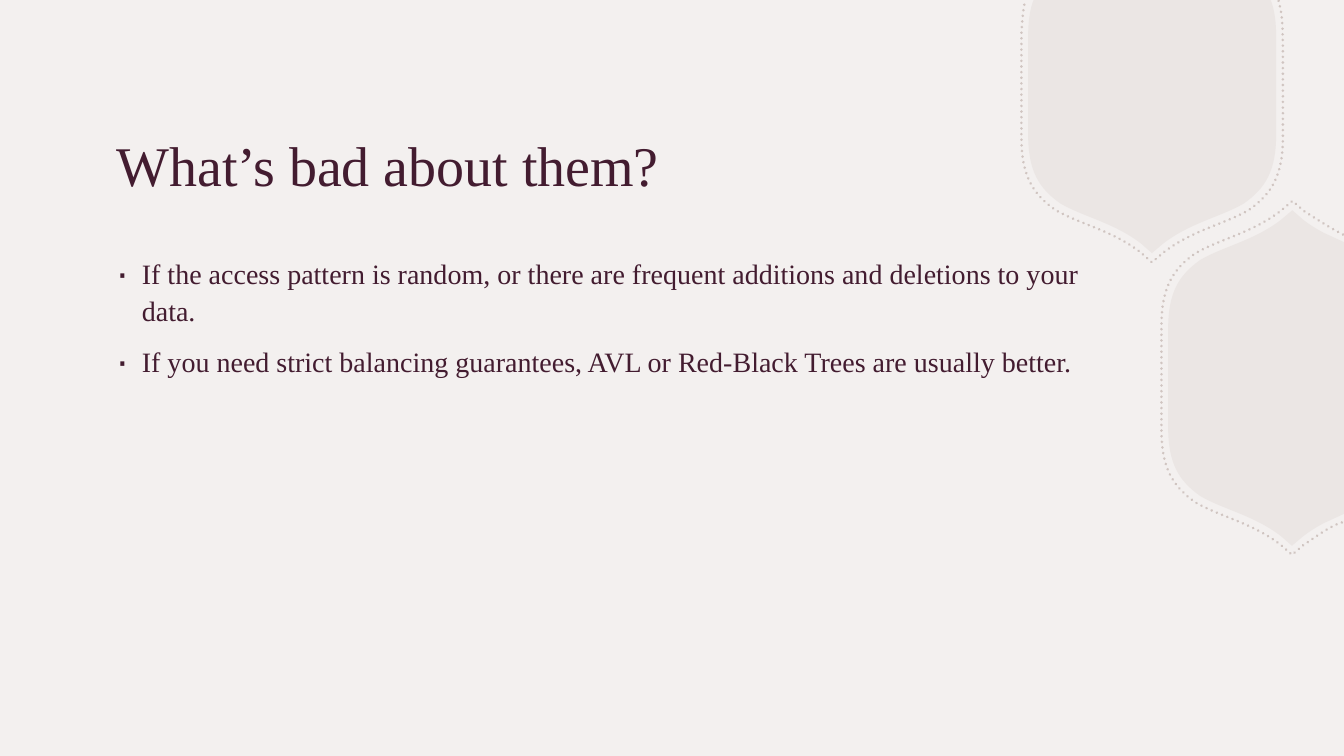
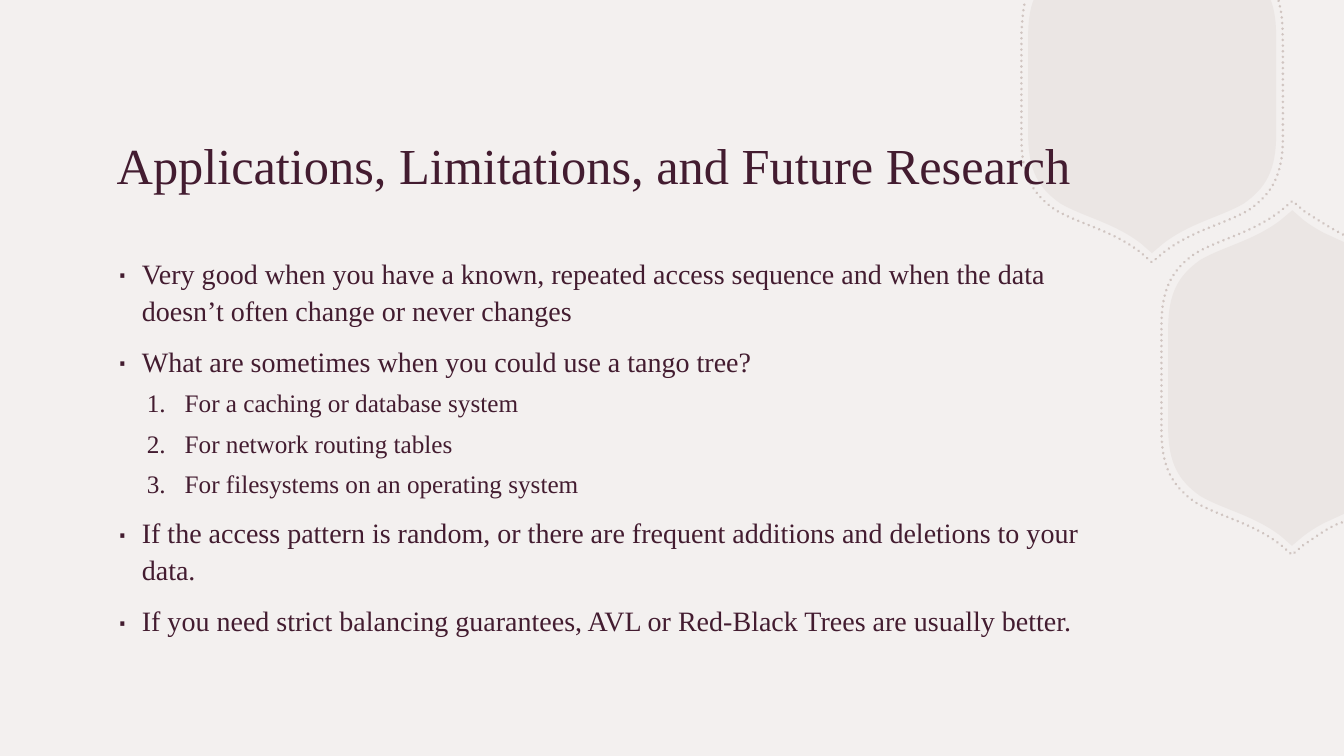
Before and after one commit to nathanielketema/HashTable, a slide deck: slide 7 of Tango Tree.pptx (slide 5 before the commit). Drawn at 1344x756 pixels with LibreOffice and Linux fonts; fonts in the diff are those of the drawing. Boxes give left, top, right and bottom in pixels: in the first picture for what was removed or moved away, otherwise in the second. Text is boxed around its words. In the diff, an @@ line names an element or a change of style, - is before the commit and + after.

```diff
--- a/Tango Tree.pptx
+++ b/Tango Tree.pptx
@@ title at (x1=117, y1=145, x2=1070, y2=195): text changed; size 40 to 36 pt @@
-What’s bad about them?
+Applications, Limitations, and Future Research
@@ text at (x1=142, y1=264, x2=1045, y2=499): paragraphs added @@
+∙ Very good when you have a known, repeated access sequence and when the data doesn’t often change or never changes
+∙ What are sometimes when you could use a tango tree?
+  1. For a caching or database system
+  2. For network routing tables
+  3. For filesystems on an operating system
```
Also in this commit, not shown: 1 other slide changed, 3 slides added, 1 slide removed.
